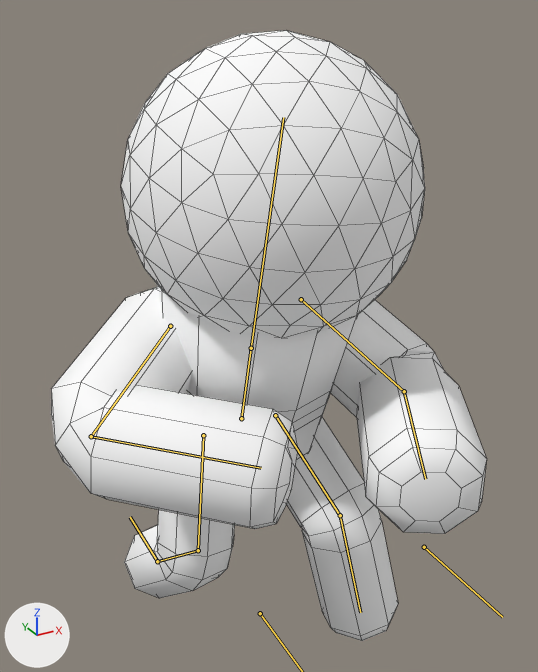
The Blender file itcs-5232/models/player.blend: old version first, new version second.
Before and after are seen from a 50 mm lens placed at (-0.93, -1.87, 1.89), pointed at (0.0, -0.19, 1.05). The lights are fixed; the arrows at lower left show +X, +Y and +Z. Both versions are drawn at frame 1 of the action 'Idle'; the numbers are the values there. The bones that bend it are drawn over the model as lines. Mesh edges are drawn as thin lines.
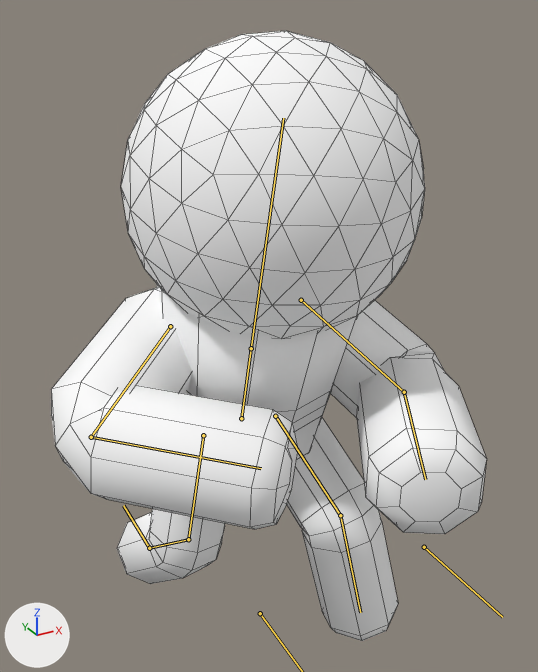
Location of each change, [x1, y1, x2, y2] in pixels of the pictures (538 x 672 px):
'Icosphere', posed: before [51, 30, 487, 641]; after [51, 31, 487, 641]
bone 'LegIK.R', root to tip: before (157, 561) to (130, 517); after (149, 548) to (123, 505)

The change in detail:
Bone 'LegIK.R' (bone_legik_r) moves from (-0.154, 0.237, -0.057) to (-0.154, 0.321, -0.057).
